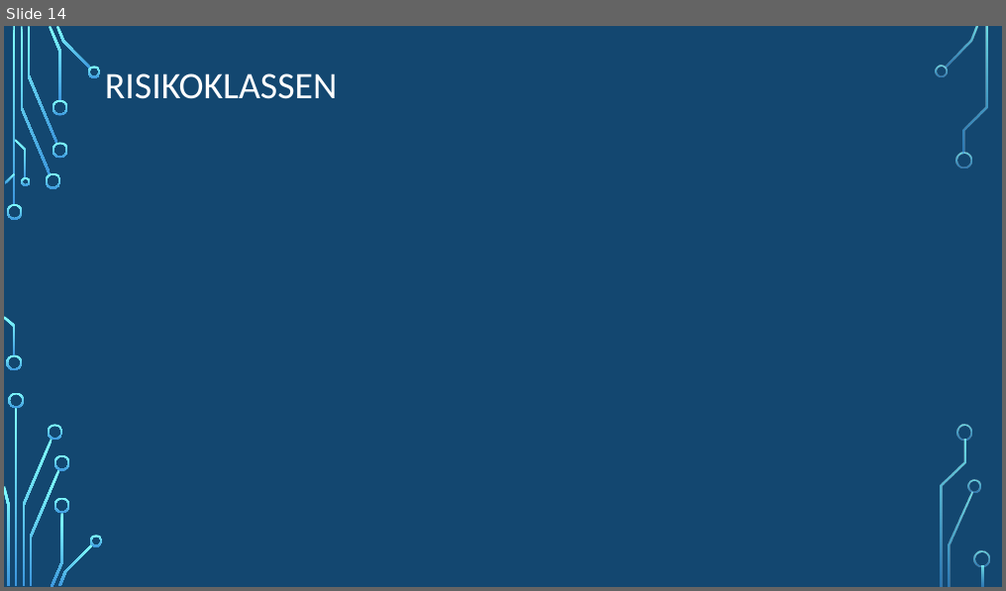
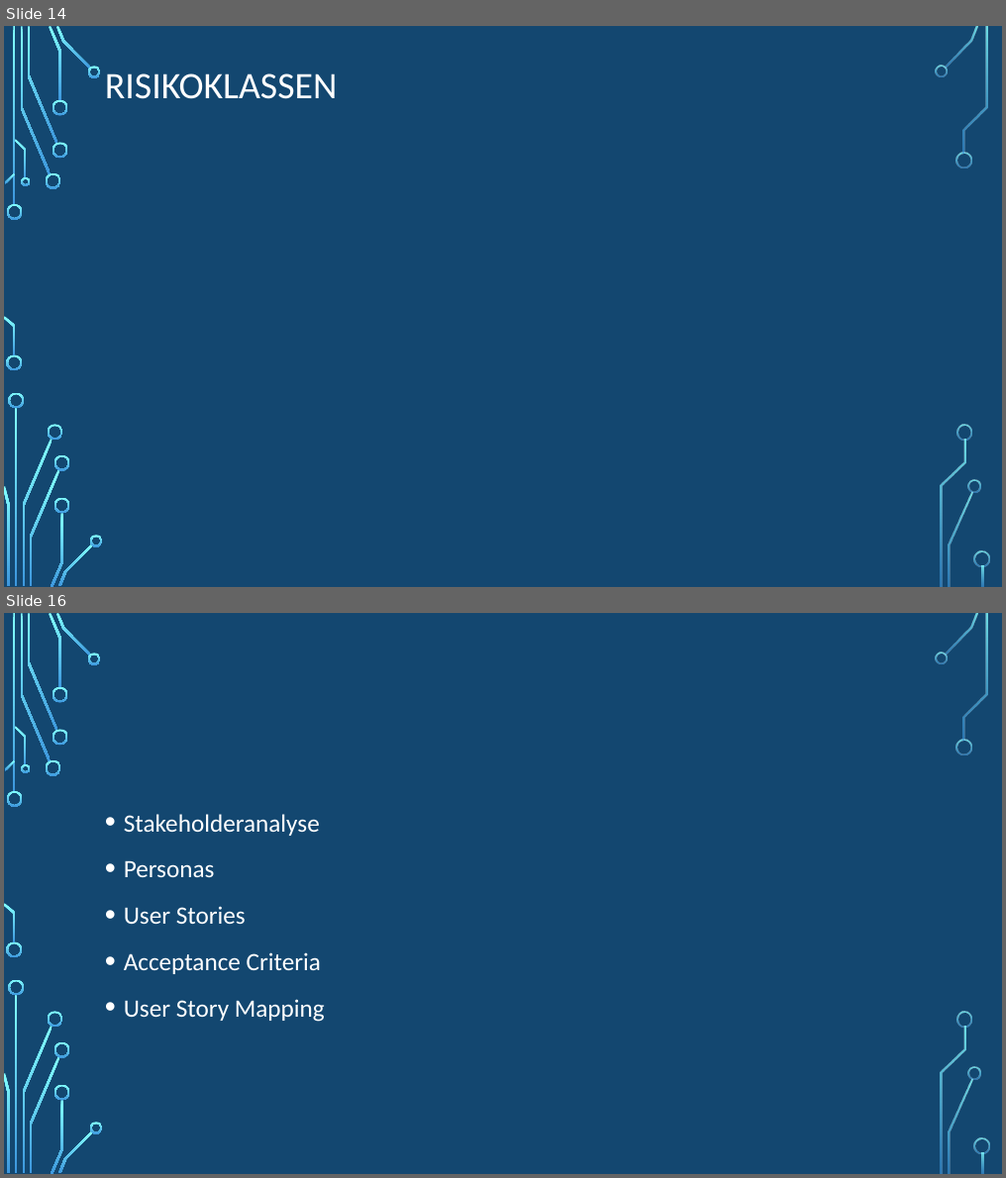
Before and after one commit to kevkre/SE2_Shisha-At-Home, a slide deck: Shisha-AT-Home.pptx. Shown one above the other, each under a label of ours: slide 14 before the commit, slides 14 and 16 after it; the slides between them are not shown. The pictures are 1006x591 and 1006x1178 pixels, drawn with LibreOffice and Linux fonts; fonts in the diff are those of the drawing; background and template pictures are left out. Boxes give left, top, right and bottom in pixels: in the first picture for what was removed or moved away, otherwise in the second. Text is boxed around its words. In the diff, an @@ line names an element or a change of style, - is before the commit and + after.

Commit message:
powerpoint

```diff
--- a/Shisha-AT-Home.pptx
+++ b/Shisha-AT-Home.pptx
@@ slide 16 added at (4, 613, 1002, 1174), background picture (left out); not listed: 36 template elements that a slide beside it also shows @@
@@ text added at (124, 814, 325, 1022), 24 pt, text #FFFFFF @@
+• Stakeholderanalyse
+• Personas
+• User Stories
+• Acceptance Criteria
+• User Story Mapping
```
Also in this commit, not shown: 1 other slide added.
